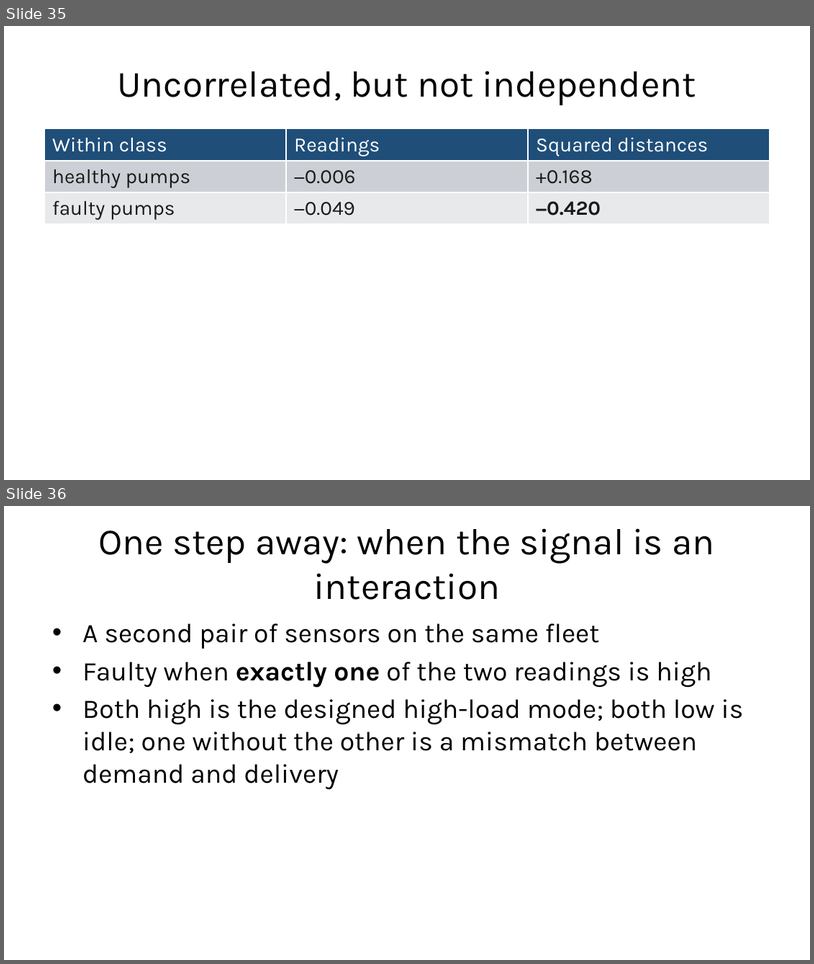
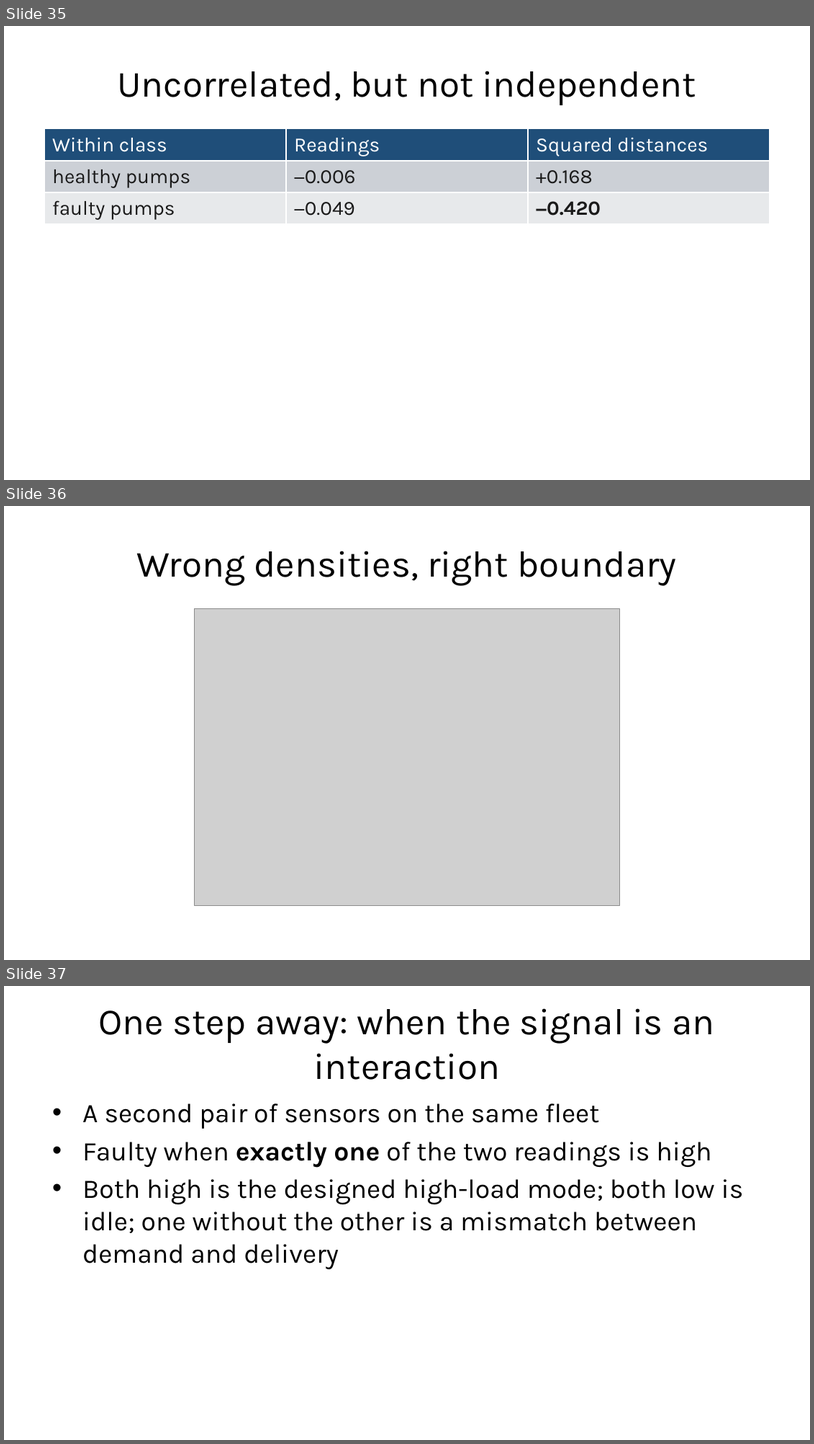
Before and after one commit to fabioantonini/technologies-for-artificial-intelligence, a slide deck: Lessons/06_knn_naive_bayes_svm/Slides/knn_naive_bayes_svm_slides.pptx. Shown one above the other, each under a label of ours: slides 35 and 36 before the commit, slides 35, 36 and 37 after it. The pictures are 814x964 and 814x1444 pixels, drawn with LibreOffice and Linux fonts; fonts in the diff are those of the drawing; grey boxes stand for pictures; background and template pictures are left out. Boxes give left, top, right and bottom in pixels: in the first picture for what was removed or moved away, otherwise in the second. Text is boxed around its words. In the diff, an @@ line names an element or a change of style, - is before the commit and + after.

```diff
--- a/Lessons/06_knn_naive_bayes_svm/Slides/knn_naive_bayes_svm_slides.pptx
+++ b/Lessons/06_knn_naive_bayes_svm/Slides/knn_naive_bayes_svm_slides.pptx
@@ slide 36 added at [4, 506, 810, 960], background #FFFFFF @@
@@ title added at [137, 551, 676, 585], 33 pt, text #1A1A1A @@
+Wrong densities, right boundary
@@ picture added at [194, 609, 620, 905] @@
@@ what was slide 36 is now slide 37 @@
```
Also in this commit, not shown: 3 other slides added, 11 other files.
